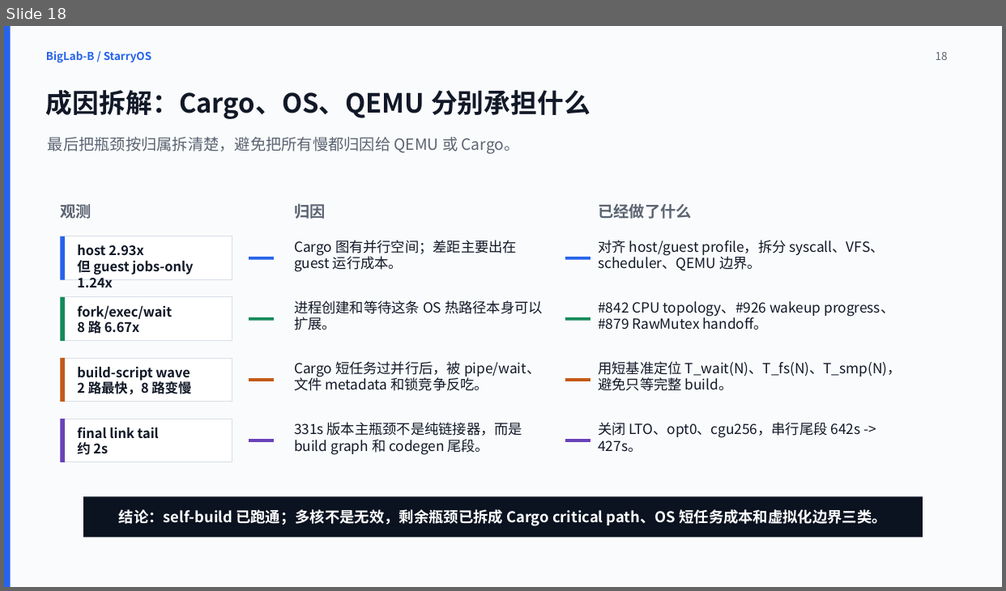
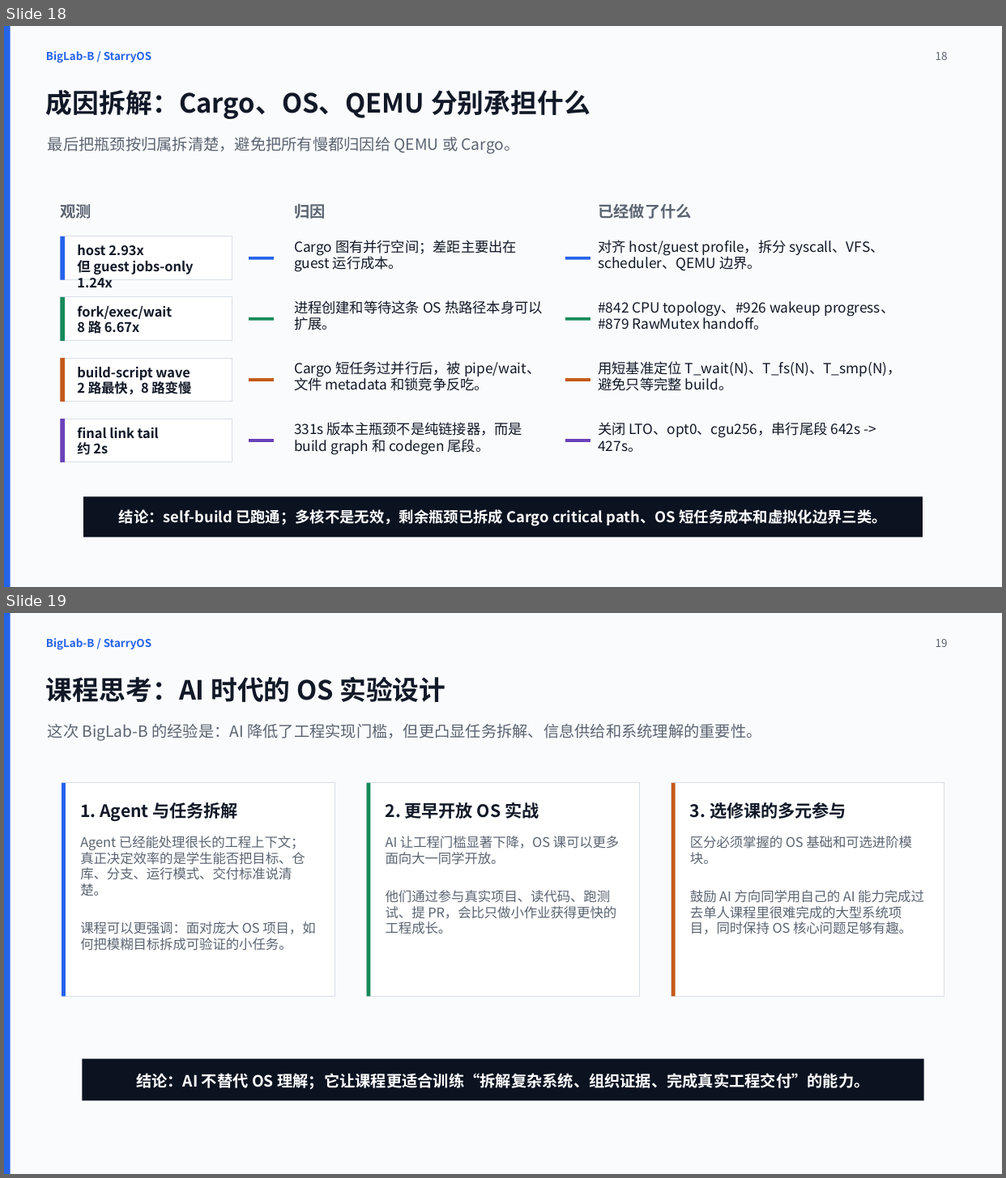
Before and after one commit to yks23/Auto-OS, a slide deck: showtime-2/final/biglab-b-final-yang-kaisen-minimal.pptx. Shown one above the other, each under a label of ours: slide 18 before the commit, slides 18 and 19 after it. The pictures are 1006x591 and 1006x1178 pixels, drawn with LibreOffice and Linux fonts; fonts in the diff are those of the drawing. Boxes give left, top, right and bottom in pixels: in the first picture for what was removed or moved away, otherwise in the second. Text is boxed around its words. In the diff, an @@ line names an element or a change of style, - is before the commit and + after.

```diff
--- a/showtime-2/final/biglab-b-final-yang-kaisen-minimal.pptx
+++ b/showtime-2/final/biglab-b-final-yang-kaisen-minimal.pptx
@@ slide 19 added at [4,613,1002,1174], background #FAFBFC @@
@@ rectangle added at [4,613,10,1174], fill #2563EB @@
@@ text added at [46,638,151,650], 10.5 pt, text #2563EB, bold @@
+BigLab-B / StarryOS
@@ text added at [936,639,948,647], 10.5 pt, text #5B6472 @@
+19
@@ text added at [46,677,445,702], 25.5 pt, text #111827, bold @@
+课程思考：AI 时代的 OS 实验设计
@@ text added at [48,723,761,741], 15 pt, text #5B6472 @@
+这次 BigLab-B 的经验是：AI 降低了工程实现门槛，但更凸显任务拆解、信息供给和系统理解的重要性。
@@ rectangle added at [62,783,335,996], fill #FFFFFF, outline #D8DEE8 0.75 pt @@
@@ rectangle added at [62,783,66,996], fill #2563EB @@
@@ text added at [80,803,239,821], 16.5 pt, text #111827, bold @@
+1. Agent 与任务拆解
@@ rectangle added at [366,783,640,996], fill #FFFFFF, outline #D8DEE8 0.75 pt @@
@@ rectangle added at [366,783,370,996], fill #148A5A @@
@@ text added at [386,803,539,819], 16.5 pt, text #111827, bold @@
+2. 更早开放 OS 实战
@@ rectangle added at [671,783,945,996], fill #FFFFFF, outline #D8DEE8 0.75 pt @@
@@ rectangle added at [671,783,675,996], fill #C45A18 @@
@@ text added at [690,803,846,819], 16.5 pt, text #111827, bold @@
+3. 选修课的多元参与
@@ text added at [80,836,315,951], 12.8 pt, text #5B6472 @@
+Agent 已经能处理很长的工程上下文；真正决定效率的是学生能否把目标、仓库、分支、运行模式、交付标准说清楚。
+课程可以更强调：面对庞大 OS 项目，如何把模糊目标拆成可验证的小任务。
@@ text added at [386,836,620,934], 12.8 pt, text #5B6472 @@
+AI 让工程门槛显著下降，OS 课可以更多面向大一同学开放。
+他们通过参与真实项目、读代码、跑测试、提 PR，会比只做小作业获得更快的工程成长。
@@ text added at [690,836,924,935], 12.8 pt, text #5B6472 @@
+区分必须掌握的 OS 基础和可选进阶模块。
+鼓励 AI 方向同学用自己的 AI 能力完成过去单人课程里很难完成的大型系统项目，同时保持 OS 核心问题足够有趣。
@@ rectangle added at [82,1059,924,1101], fill #0B1220 @@
@@ text added at [136,1073,869,1090], 15 pt, text #FFFFFF, bold @@
+结论：AI 不替代 OS 理解；它让课程更适合训练“拆解复杂系统、组织证据、完成真实工程交付”的能力。
```
Also in this commit, not shown: 12 other files.
